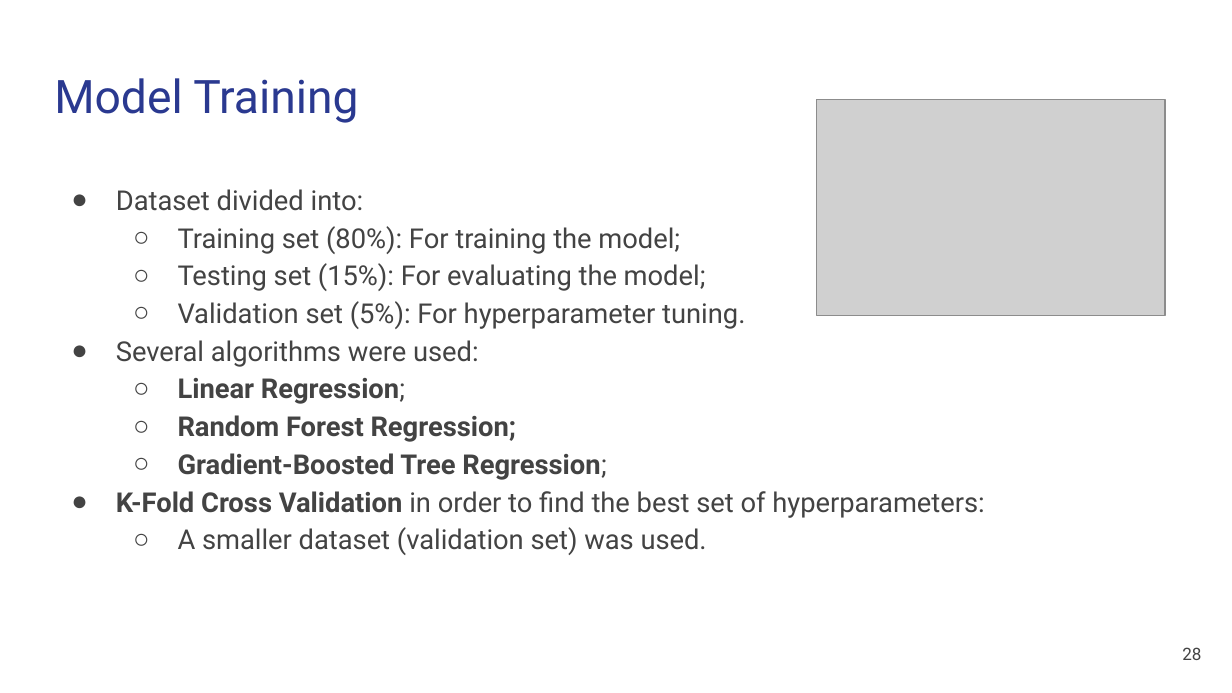
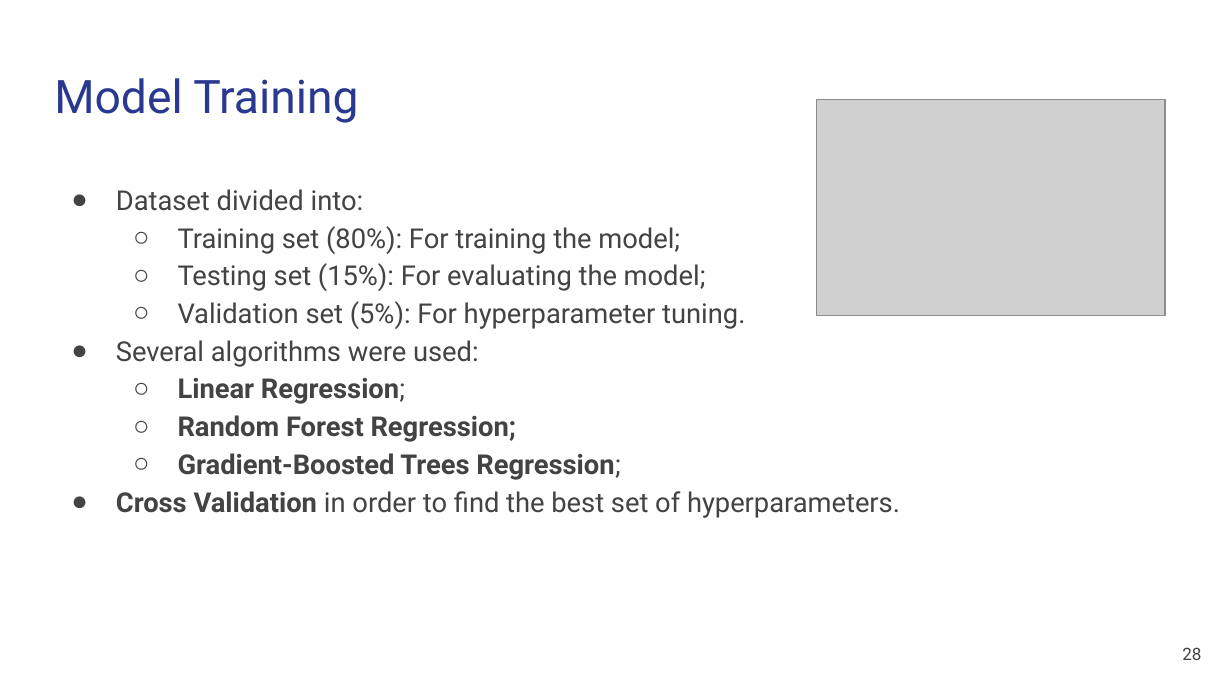
Before and after one commit to AlessioLucciola/airbnb-price-predictor, a slide deck: slide 28 of Airbnb Price Prediction - BD Project.pptx. Drawn at 1232x693 pixels with LibreOffice and Linux fonts; fonts in the diff are those of the drawing; grey boxes stand for pictures. Boxes give left, top, right and bottom in pixels: in the first picture for what was removed or moved away, otherwise in the second. Text is boxed around its words. In the diff, an @@ line names an element or a change of style, - is before the commit and + after.

```diff
--- a/Airbnb Price Prediction - BD Project.pptx
+++ b/Airbnb Price Prediction - BD Project.pptx
@@ text at box(116, 453, 900, 518): text changed; bold on @@
-  ○ Gradient-Boosted Tree Regression;
-● K-Fold Cross Validation in order to find the best set of hyperparameters:
-  ○ A smaller dataset (validation set) was used.
+  ○ Gradient-Boosted Trees Regression;
+● Cross Validation in order to find the best set of hyperparameters.
```
Also in this commit, not shown: 7 other slides changed, 6 other files.
